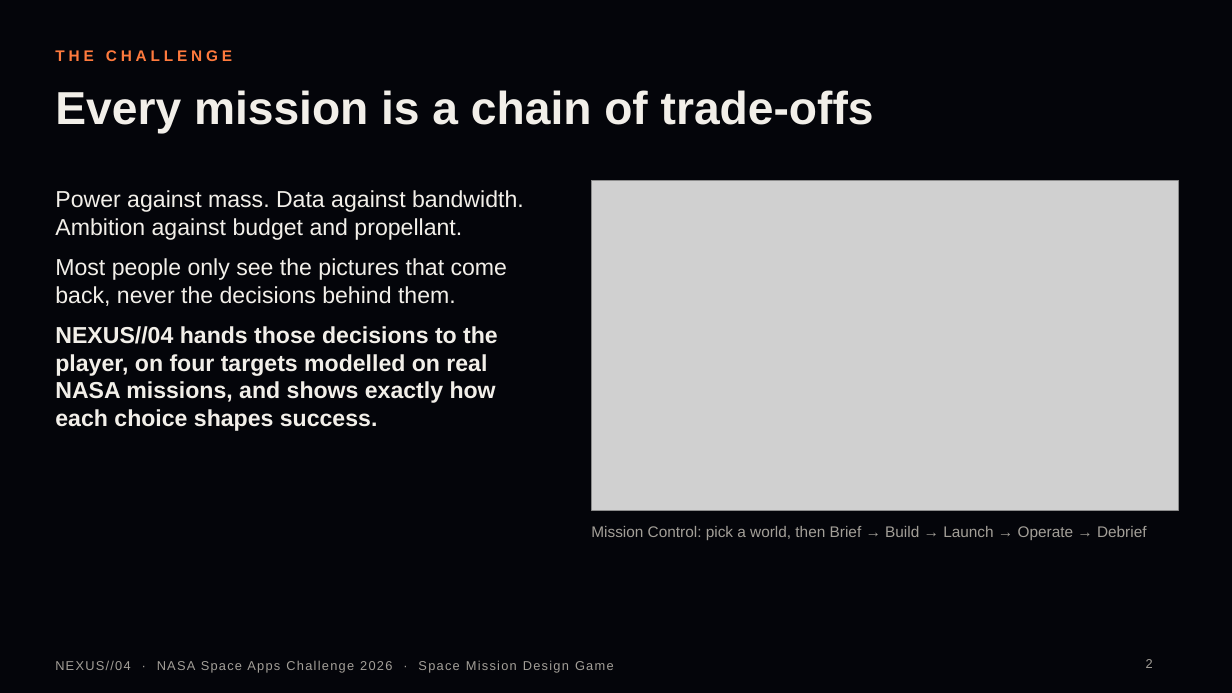
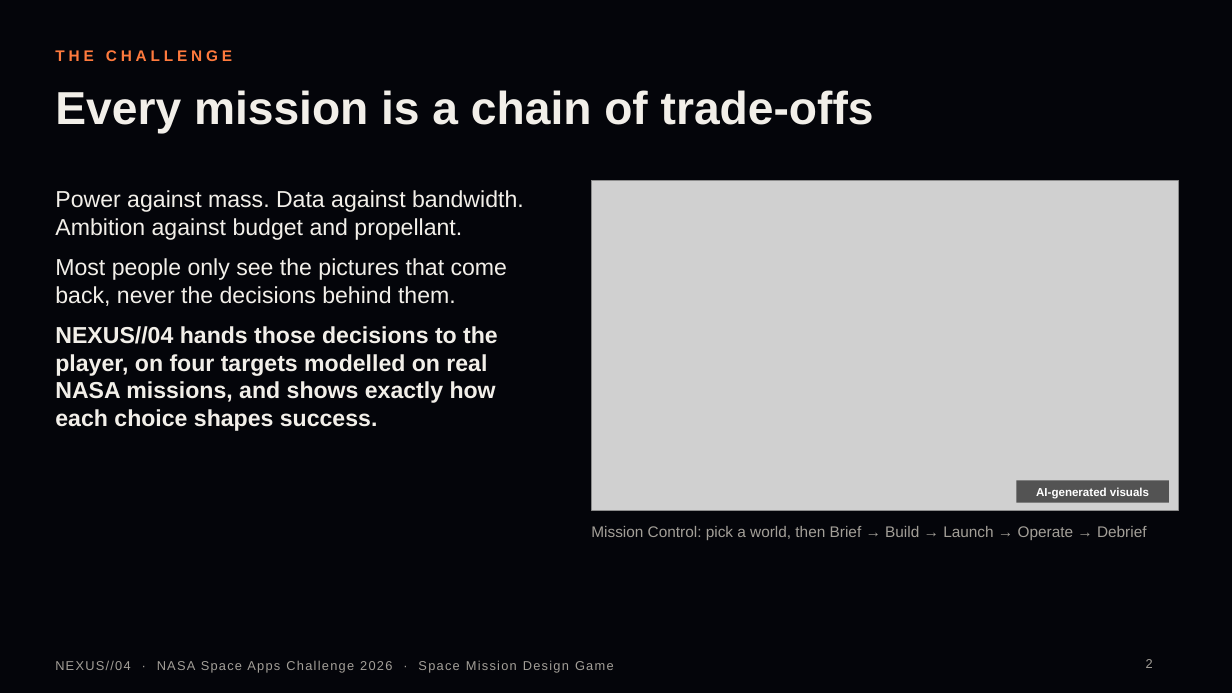
Before and after one commit to kshitij7737/astra-nexus, a slide deck: slide 2 of demo/NEXUS04-demo.pptx. Drawn at 1232x693 pixels with LibreOffice and Linux fonts; fonts in the diff are those of the drawing; grey boxes stand for pictures. Boxes give left, top, right and bottom in pixels: in the first picture for what was removed or moved away, otherwise in the second. Text is boxed around its words. In the diff, an @@ line names an element or a change of style, - is before the commit and + after.

Commit message:
Demo deck: label AI-generated visuals

```diff
--- a/demo/NEXUS04-demo.pptx
+++ b/demo/NEXUS04-demo.pptx
@@ rectangle added at (x1=1017, y1=481, x2=1169, y2=503), fill #000000 at 60% opacity, 9 pt, text #FFFFFF, bold @@
+AI-generated visuals
```
Also in this commit, not shown: 3 other slides changed, 1 other file.
